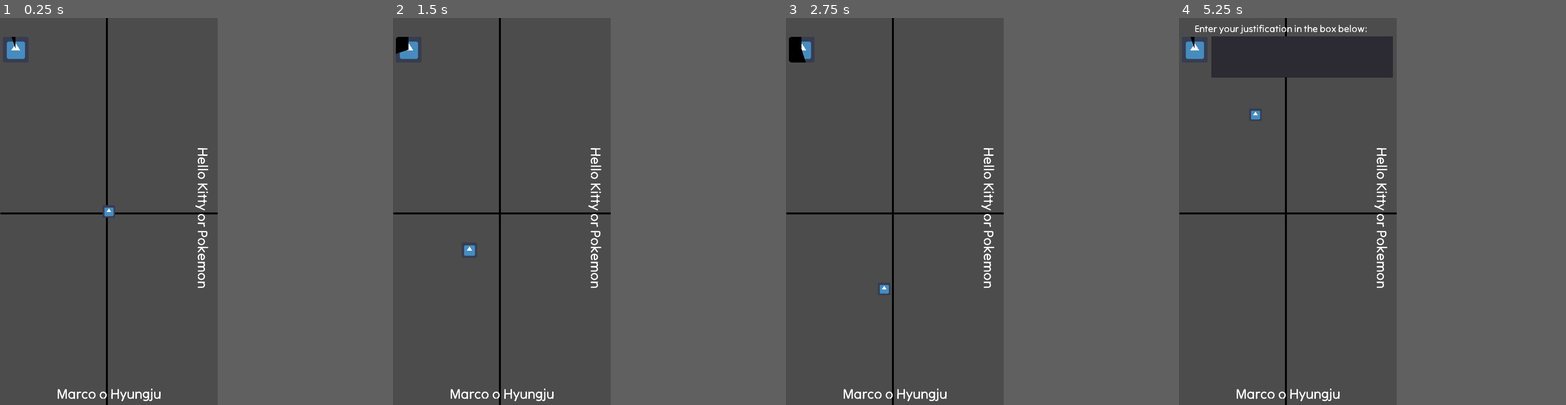
Above: before the commit, frames 1-4 (left to right).
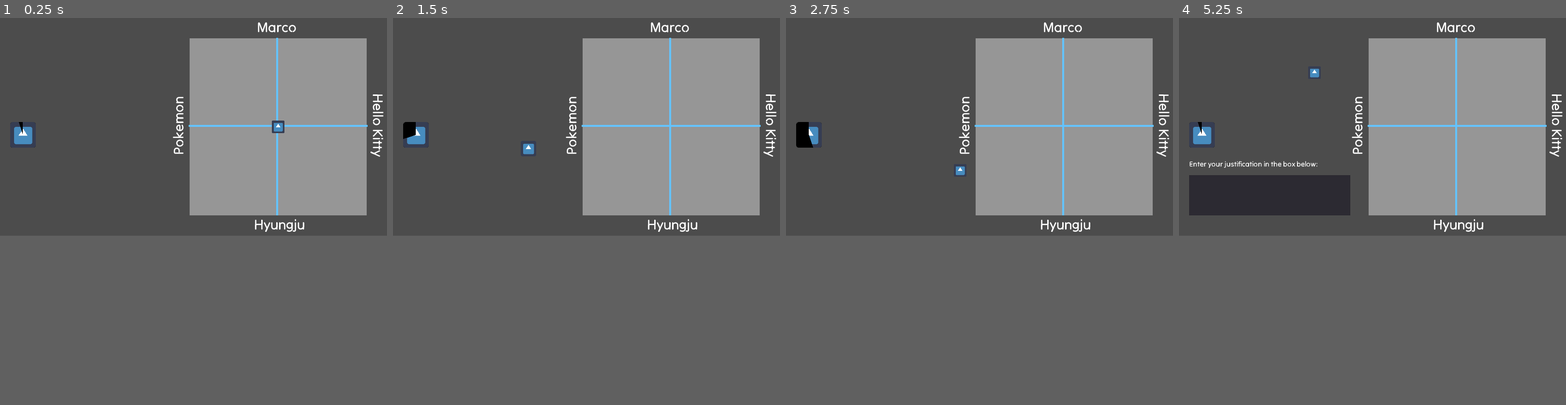
Above: after the commit, the same moments.

Repository: quendera/hard_decision
Game: Godot game, scene res://Scenes/Game.tscn
The game is run twice, just before and just after one commit, with the same random seed, the same clock (stepped at 60 frames per second) and the same inputs. This scene is started directly instead of the project's main scene. The engine's default icon, where the game draws it, is replaced by a stand-in: a white triangle on a blue panel in a dark square.
Inputs (mouse positions are in pixels of both pictures, inside the frame that each line leads up to):
- Up to frame 1 (0.25 s): no input
- Up to frame 2 (1.5 s): move the mouse to (547, 192) at 0.52 s; click (547, 192) at 0.67 s; drag from (458, 230) to (489, 288) at 1.27 s
- Up to frame 3 (2.75 s): move the mouse to (917, 126) at 2.02 s; click (917, 126) at 2.17 s
- Up to frame 4 (5.25 s): drag from (1275, 288) to (1221, 153) at 2.77 s; move the mouse to (1353, 269) at 3.52 s; click (1353, 269) at 3.67 s; tap Enter at 4.25 s; drag from (1221, 153) to (1256, 114) at 4.27 s; move the mouse to (1298, 211) at 5.02 s; click (1298, 211) at 5.17 s
The window is 450x800 before the commit and 800x450 after it. Grey fills any space a smaller window leaves; there, only what the larger window draws over its background counts as a difference.

The runs differ from the first frame. In frame 1, 13% of the frame differs, in the area x 0-100%, y 0-100%; in frame 2, 13%; in frame 3, 13%; in frame 4, 21%.

Commit message:
rotate and add lobby

Diff:
--- a/Game.gd
+++ b/Game.gd
@@ -13,8 +13,12 @@
 var coordinates
 var botscoordinates
 var justificationtext = ""
-var q1 = ""
-var q2 = ""
+var q1 = []
+var q2 = []
+var q1_top = ""
+var q2_top = ""
+var q1_bot = ""
+var q2_bot = ""
 var querydict = []
 var scene = preload("res://Scenes/Player.tscn")
 var others = preload("res://Scenes/Others.tscn")
@@ -24,11 +28,12 @@
 
 func _ready():
 	print(Global.PlayerName)
-	centre = Global.get_viewport_rect().size/2
+	#centre = Global.get_viewport_rect().size/2
+	centre = Vector2(1380, 540)
 	querydict = read_json_file("res://csvjson.json")
 	trialnumber = 0
 	set_trialdurations()
-	align_stuff()
+	# align_stuff()
 	start_trial()
 
 func set_trialdurations():
@@ -42,16 +47,22 @@
 	var content_as_dictionary = parse_json(content_as_text)
 	return content_as_dictionary
 
-func align_stuff():
-	$LineH.global_position.y = centre.y
-	$LineV.global_position.x = centre.x
+#func align_stuff():
+#	$LineH.global_position.y = centre.y
+#	$LineV.global_position.x = 1380
 
 func start_trial():
 	reset_position()
-	q1 = "[center]"+querydict[trialnumber].question1+"[/center]"
-	q2 = "[center]"+querydict[trialnumber].question2+"[/center]"
-	$Q1.set_bbcode(q1)
-	$Q2.set_bbcode(q2)
+	q1 = querydict[trialnumber].question1.split("or")
+	q2 = querydict[trialnumber].question2.split("or")
+	q1_top = "[center]"+q1[0]+"[/center]"
+	q1_bot = "[center]"+q1[1]+"[/center]"
+	q2_top = "[center]"+q2[0]+"[/center]"
+	q2_bot = "[center]"+q2[1]+"[/center]"
+	$Q1_top.set_bbcode(q1_top)
+	$Q1_bot.set_bbcode(q1_bot)
+	$Q2_right.set_bbcode(q2_top)
+	$Q2_left.set_bbcode(q2_bot)
 
 	$Justification.visible = false
 	$Justification_text.visible = false
--- a/Scenes/Game.tscn
+++ b/Scenes/Game.tscn
@@ -8,7 +8,7 @@
 [ext_resource path="res://Scenes/Timer.gd" type="Script" id=6]
 
 [sub_resource type="DynamicFont" id=1]
-size = 50
+size = 36
 font_data = ExtResource( 4 )
 
 [sub_resource type="DynamicFont" id=2]
@@ -16,53 +16,77 @@
 font_data = ExtResource( 4 )
 
 [node name="Game" type="Node2D"]
-position = Vector2( 614, 468 )
 script = ExtResource( 2 )
 
-[node name="LineH" type="Line2D" parent="."]
-position = Vector2( -264.133, 517 )
-scale = Vector2( 0.525957, 1 )
-points = PoolVector2Array( -661.352, 9, 1387, 9 )
-default_color = Color( 0, 0, 0, 1 )
-round_precision = 1
+[node name="ColorRect" type="ColorRect" parent="."]
+margin_left = 940.0
+margin_top = 100.0
+margin_right = 1820.0
+margin_bottom = 980.0
+grow_horizontal = 0
+grow_vertical = 0
+color = Color( 0.588235, 0.588235, 0.588235, 1 )
 
-[node name="LineV" type="Line2D" parent="."]
-position = Vector2( -65.0004, -104.917 )
-rotation = 1.5708
-scale = Vector2( 0.567488, 1 )
-points = PoolVector2Array( -641.569, 9.00098, 2745.29, 8.99402 )
-default_color = Color( 0, 0, 0, 1 )
+[node name="LineV" type="Line2D" parent="ColorRect"]
+position = Vector2( 1236, -240.886 )
+scale = Vector2( 0.990052, 0.941952 )
+points = PoolVector2Array( -808.038, 1189.52, -808.038, 254.669 )
+default_color = Color( 0.392157, 0.764706, 1, 1 )
 
-[node name="Player" parent="." instance=ExtResource( 5 )]
-position = Vector2( -73, 527 )
+[node name="LineH" type="Line2D" parent="ColorRect"]
+position = Vector2( 1844, -28 )
+points = PoolVector2Array( -960, 464, -1848, 464 )
+default_color = Color( 0.392157, 0.764706, 1, 1 )
 
-[node name="Q1" parent="." instance=ExtResource( 3 )]
-margin_left = -604.0
-margin_top = 1351.0
-margin_right = 458.0
-margin_bottom = 1439.0
+[node name="Q1_top" parent="." instance=ExtResource( 3 )]
+margin_left = 890.0
+margin_top = 0.0
+margin_right = 1870.0
+margin_bottom = 100.0
 bbcode_enabled = true
 meta_underlined = false
 text = ""
 scroll_active = false
 
-[node name="Q2" parent="." instance=ExtResource( 3 )]
-margin_left = 437.0
-margin_top = -125.0
-margin_right = 1733.0
-margin_bottom = 3.0
+[node name="Q1_bot" parent="." instance=ExtResource( 3 )]
+margin_left = 890.0
+margin_top = 980.0
+margin_right = 1870.0
+margin_bottom = 1080.0
+bbcode_enabled = true
+meta_underlined = false
+text = ""
+scroll_active = false
+
+[node name="Q2_right" parent="." instance=ExtResource( 3 )]
+margin_left = 1920.0
+margin_top = 50.0
+margin_right = 2900.0
+margin_bottom = 150.0
 rect_rotation = 90.0
 bbcode_enabled = true
 text = ""
+
+[node name="Q2_left" parent="." instance=ExtResource( 3 )]
+margin_left = 840.0
+margin_top = 1030.0
+margin_right = 1820.0
+margin_bottom = 1130.0
+rect_rotation = -90.0
+bbcode_enabled = true
+text = ""
+
+[node name="Player" parent="." instance=ExtResource( 5 )]
+position = Vector2( 1380, 540 )
 
 [node name="Timer" type="Timer" parent="."]
 script = ExtResource( 6 )
 
 [node name="TextureProgress" type="TextureProgress" parent="Timer"]
-margin_left = 14.0
-margin_top = 93.0
-margin_right = 78.0
-margin_bottom = 157.0
+margin_left = 50.0
+margin_top = 516.0
+margin_right = 114.0
+margin_bottom = 580.0
 rect_scale = Vector2( 2, 2 )
 texture_under = ExtResource( 1 )
 texture_progress = ExtResource( 1 )
@@ -70,18 +94,18 @@
 tint_under = Color( 0, 0, 0, 1 )
 
 [node name="Justification_text" type="RichTextLabel" parent="."]
-margin_left = -538.0
-margin_top = -446.0
-margin_right = 379.0
-margin_bottom = -287.0
+margin_left = 50.0
+margin_top = 700.0
+margin_right = 750.0
+margin_bottom = 780.0
 custom_fonts/normal_font = SubResource( 1 )
 text = "Enter your justification in the box below:"
 
 [node name="Justification" type="TextEdit" parent="."]
-margin_left = -453.0
-margin_top = -378.0
-margin_right = 447.0
-margin_bottom = -174.0
+margin_left = 50.0
+margin_top = 780.0
+margin_right = 850.0
+margin_bottom = 980.0
 custom_fonts/font = SubResource( 2 )
 
 [connection signal="timeout" from="Timer" to="." method="_on_Timer_timeout"]
--- a/Scenes/Player.gd
+++ b/Scenes/Player.gd
@@ -4,6 +4,7 @@
 # Called when the node enters the scene tree for the first time.
 func _ready():
 	var centre = Global.get_viewport_rect().size/2
+	#var centre = Vector2(1380, 540)
 	self.global_position = centre
 
 func _input(event):
--- a/Server.gd
+++ b/Server.gd
@@ -60,7 +60,6 @@
 	var player_data = {}
 	# temporarily use ids instead of names
 	player_data = { "player_name": str(get_tree().get_network_unique_id()) }
-	get_tree().change_scene("res://Scenes/Game.tscn")
 	rpc_id(1, "broadcast_player_list", player_data)
 
 remote func update_player_list(players):
@@ -84,6 +83,10 @@
 	world.receive_world_state(world_state)
 	# print("Server Time: ", print_time(world_state["T"]), "\tClient Time: ", print_time(client_clock))
 	print("Difference: ", world_state["T"] - client_clock)
+
+remote func start_game():
+	get_tree().change_scene("res://Scenes/Game.tscn")
+
 
 
 # CLOCK SYNC
--- a/UI/Lobby.gd
+++ b/UI/Lobby.gd
@@ -1,4 +1,6 @@
 extends Control
 
 func _on_StartGame_pressed():
+	$StartGame.hide()
+	$WaitingUsers.visible = true
 	Server.connect_to_server()
--- a/UI/Lobby.tscn
+++ b/UI/Lobby.tscn
@@ -7,17 +7,40 @@
 size = 100
 font_data = ExtResource( 1 )
 
+[sub_resource type="DynamicFont" id=2]
+size = 120
+font_data = ExtResource( 1 )
+
 [node name="Lobby" type="Control"]
 anchor_right = 1.0
 anchor_bottom = 1.0
 script = ExtResource( 2 )
 
 [node name="StartGame" type="Button" parent="."]
-margin_left = 250.0
-margin_top = 850.0
-margin_right = 830.0
-margin_bottom = 1070.0
+anchor_left = 0.5
+anchor_top = 0.7
+anchor_right = 0.5
+anchor_bottom = 0.7
+margin_left = -239.0
+margin_top = -66.5
+margin_right = 239.0
+margin_bottom = 66.5
 custom_fonts/font = SubResource( 1 )
-text = "Start Game"
+text = "Join Game"
+
+[node name="WaitingUsers" type="Label" parent="."]
+visible = false
+anchor_left = 0.5
+anchor_top = 0.3
+anchor_right = 0.5
+anchor_bottom = 0.3
+margin_left = -84.5
+margin_top = -7.0
+margin_right = 84.5
+margin_bottom = 7.0
+grow_horizontal = 2
+grow_vertical = 2
+custom_fonts/font = SubResource( 2 )
+text = "Waiting for other players..."
 
 [connection signal="pressed" from="StartGame" to="." method="_on_StartGame_pressed"]
--- a/csvjson.json
+++ b/csvjson.json
@@ -2,7 +2,7 @@
   {
     "ID": "smart",
     "pairs": 1,
-    "question1": "Marco o Hyungju",
+    "question1": "Marco or Hyungju",
     "question2": "Hello Kitty or Pokemon",
     "xcoordinates": 245,
     "ycoordinates": 616,
--- a/project.godot
+++ b/project.godot
@@ -21,10 +21,9 @@
 
 [display]
 
-window/size/width=1080
-window/size/height=1920
-window/size/fullscreen=true
-window/handheld/orientation="sensor"
+window/size/width=1920
+window/size/height=1080
+window/handheld/orientation="portrait"
 window/stretch/mode="2d"
 window/stretch/aspect="keep"
 
Not shown: 1 places in UI/Lobby.tscn that only renumber resources
